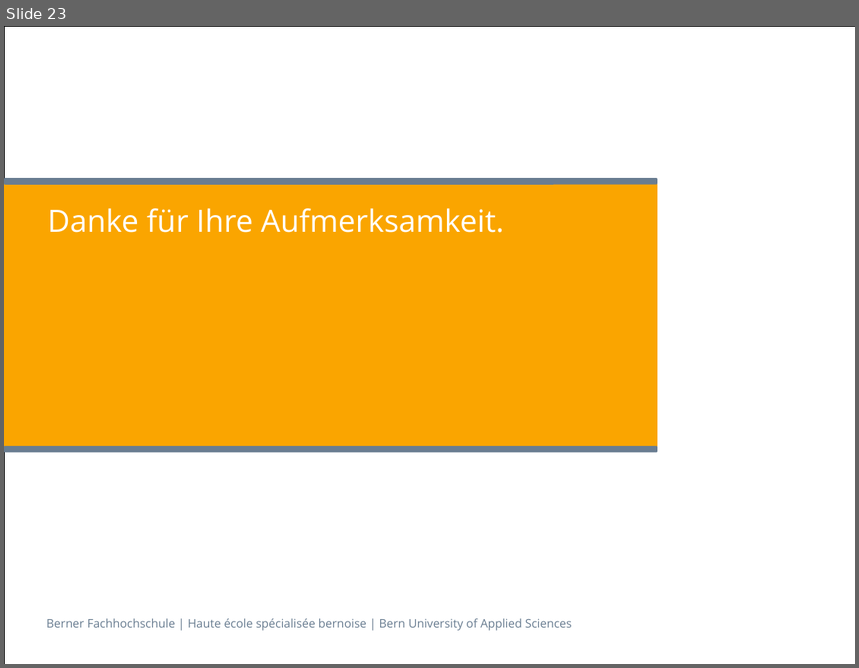
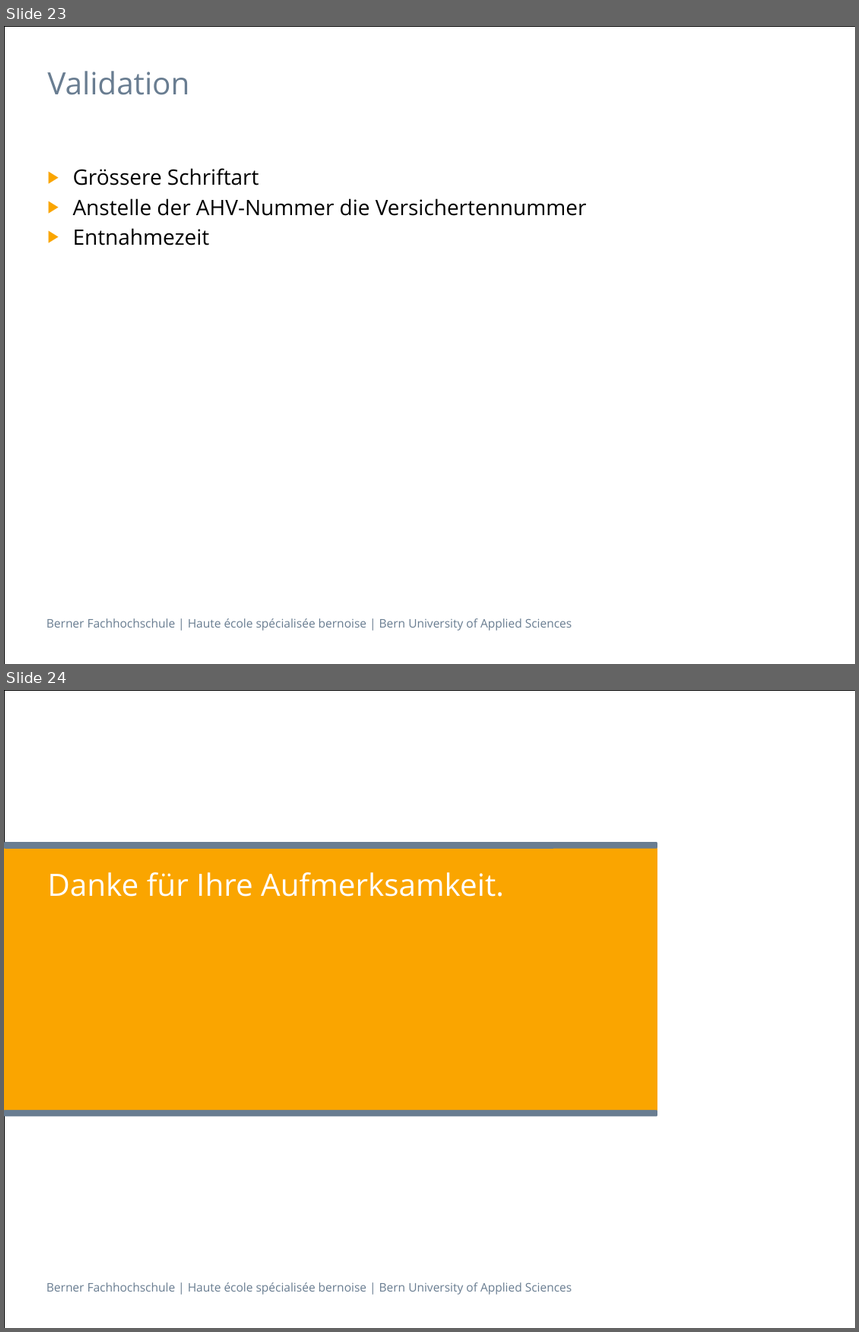
Before and after one commit to sevib1/ch.bfh.btx8081.w2016.blue, a slide deck: doc/CS1/Präsentation_CS1_Task_3_Blau.pptx. Shown one above the other, each under a label of ours: slide 23 before the commit, slides 23 and 24 after it. The pictures are 859x668 and 859x1332 pixels, drawn with LibreOffice and Linux fonts; fonts in the diff are those of the drawing. Boxes give left, top, right and bottom in pixels: in the first picture for what was removed or moved away, otherwise in the second. Text is boxed around its words. In the diff, an @@ line names an element or a change of style, - is before the commit and + after.

Commit message:
Präsentation finale Version

```diff
--- a/doc/CS1/Präsentation_CS1_Task_3_Blau.pptx
+++ b/doc/CS1/Präsentation_CS1_Task_3_Blau.pptx
@@ slide 23 added at (x1=4, y1=26, x2=855, y2=664), background #FFFFFF; not listed: 2 template elements that a slide beside it also shows @@
@@ title added at (x1=47, y1=71, x2=189, y2=95), 26 pt, text #697D91 @@
+Validation
@@ text added at (x1=73, y1=168, x2=587, y2=246), 18 pt, text #000000 @@
+▶ Grössere Schriftart
+▶ Anstelle der AHV-Nummer die Versichertennummer
+▶ Entnahmezeit
@@ what was slide 23 is now slide 24 @@
```
